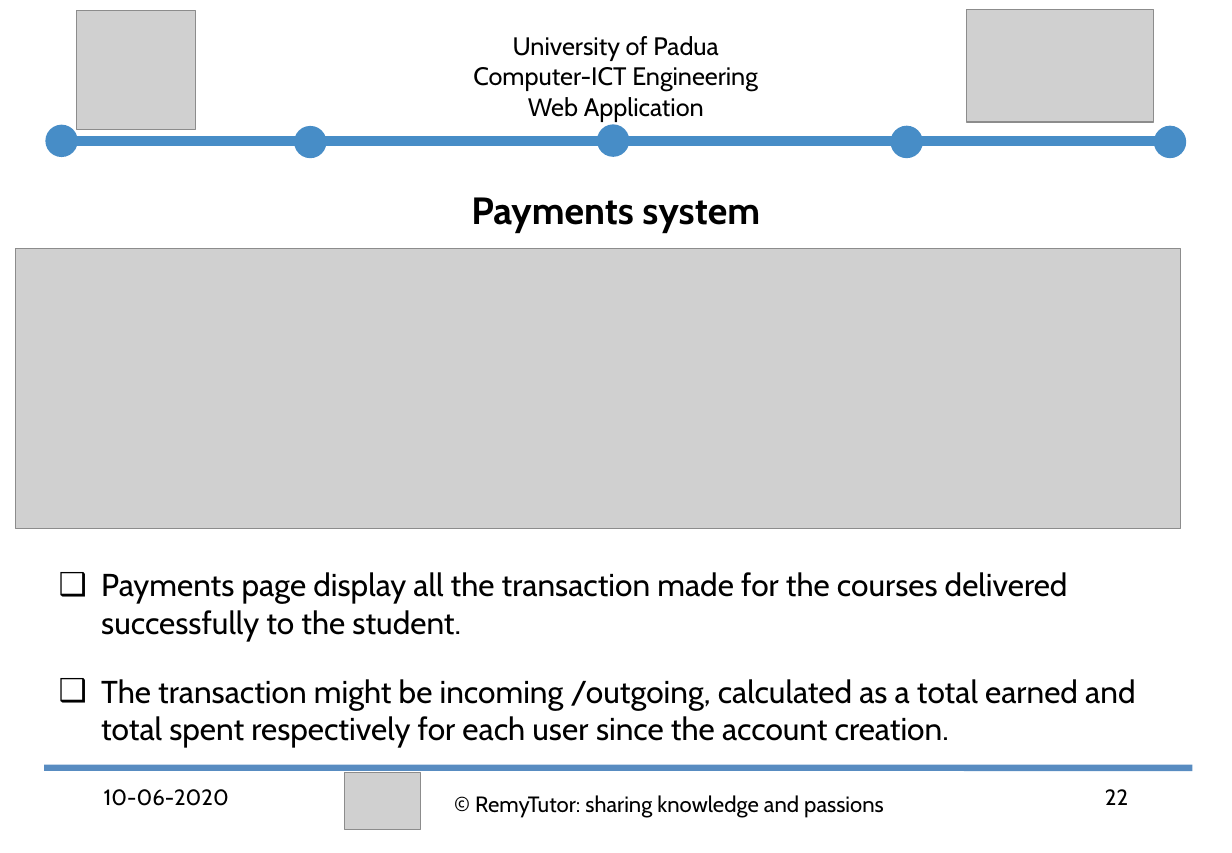
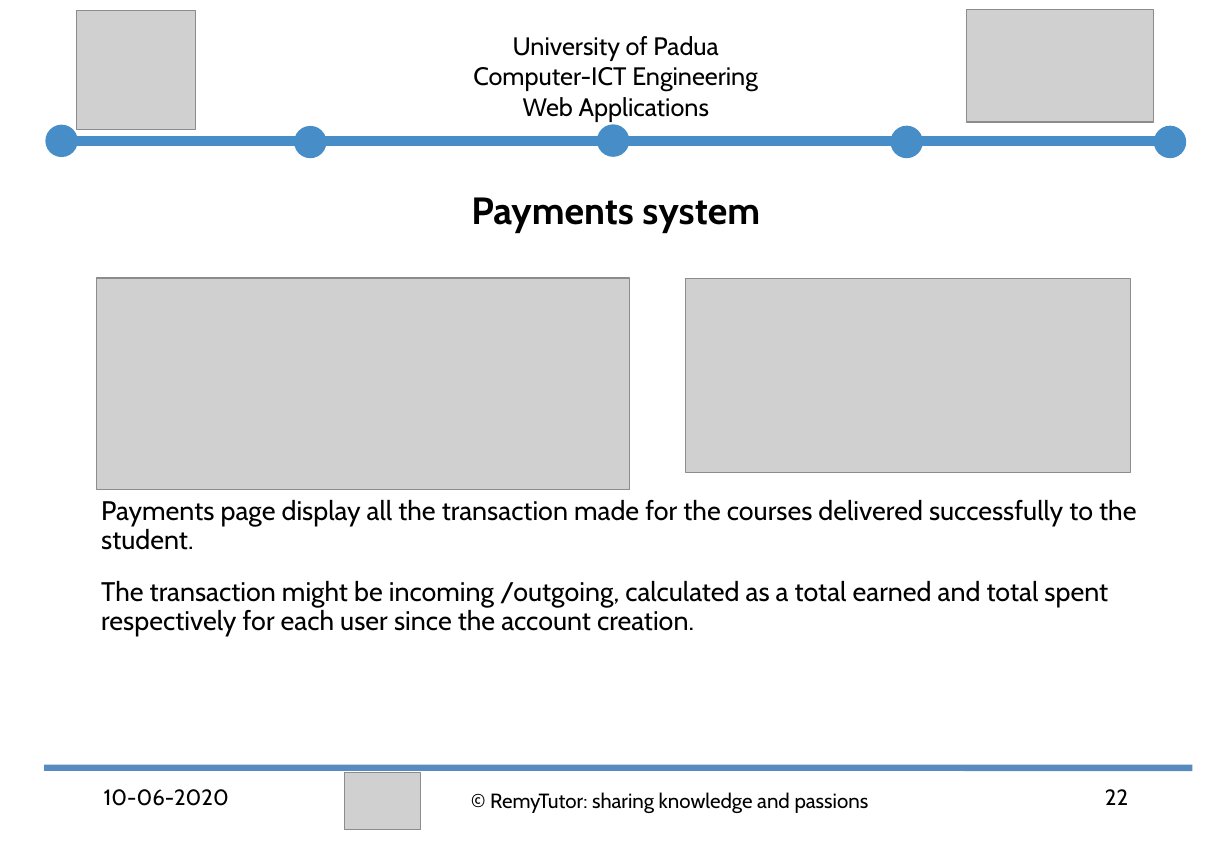
Before and after one commit to abahmadb/Web-Applications, a slide deck: slide 22 of HW2-RemyTutor-2019-2020.ppt. Drawn at 1232x853 pixels with LibreOffice and Linux fonts; fonts in the diff are those of the drawing; grey boxes stand for pictures. Boxes give left, top, right and bottom in pixels: in the first picture for what was removed or moved away, otherwise in the second. Text is boxed around its words. In the diff, an @@ line names an element or a change of style, - is before the commit and + after.

```diff
--- a/HW2-RemyTutor-2019-2020.ppt
+++ b/HW2-RemyTutor-2019-2020.ppt
@@ text at <box>523,97,709,122</box>: text changed @@
-Web Application
+Web Applications
@@ text "Payments page display all the ..." at <box>101,500,1136,637</box>: size 20 to 17 pt; line spacing 1 to 0.9; bullet colour #000000 to #FFFFFF @@
@@ picture: place and size @@
-picture at <box>16,249,1180,528</box>
+picture at <box>97,277,630,489</box>
@@ picture added at <box>685,278,1130,472</box> @@
@@ text "© RemyTutor: sharing knowledge and ..." at <box>490,792,869,813</box>: size 14 to 12.9 pt; line spacing 1 to 0.9 @@
```
Also in this commit, not shown: 23 other slides changed.
